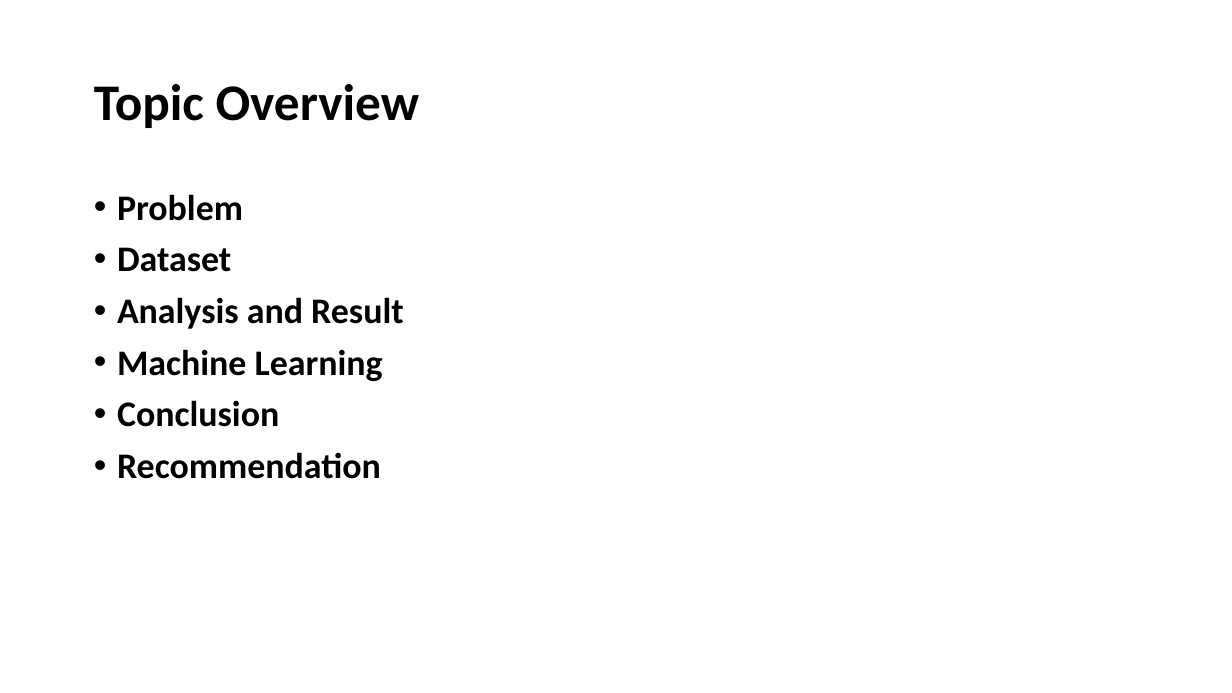
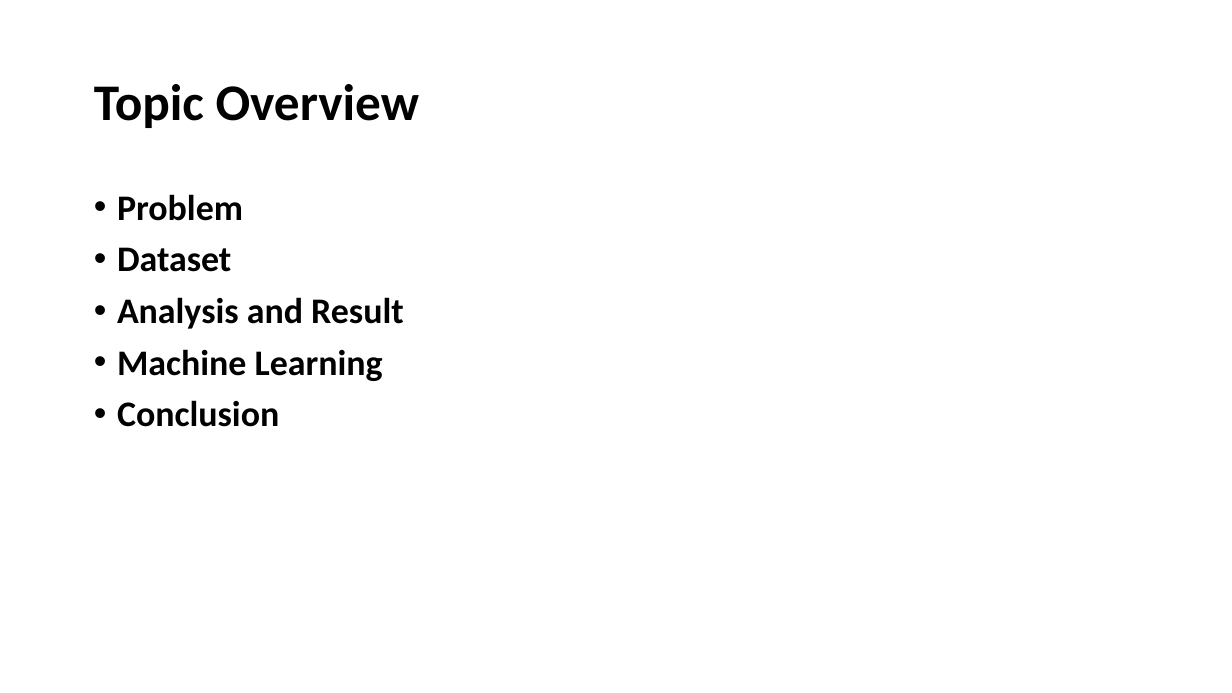
Before and after one commit to lasyabheemendra/Sprigboard-DatascienceProjects, a slide deck: slide 2 of Capstone2_Recommendation System for movies/Recommendation system.pptx. Drawn at 1232x693 pixels with LibreOffice and Linux fonts; fonts in the diff are those of the drawing. Boxes give left, top, right and bottom in pixels: in the first picture for what was removed or moved away, otherwise in the second. Text is boxed around its words. In the diff, an @@ line names an element or a change of style, - is before the commit and + after.

```diff
--- a/Capstone2_Recommendation System for movies/Recommendation system.pptx
+++ b/Capstone2_Recommendation System for movies/Recommendation system.pptx
@@ text at [117, 452, 381, 479]: paragraph removed @@
-• Recommendation
```
Also in this commit, not shown: 15 other slides changed, 23 slides added, 2 slides removed.
